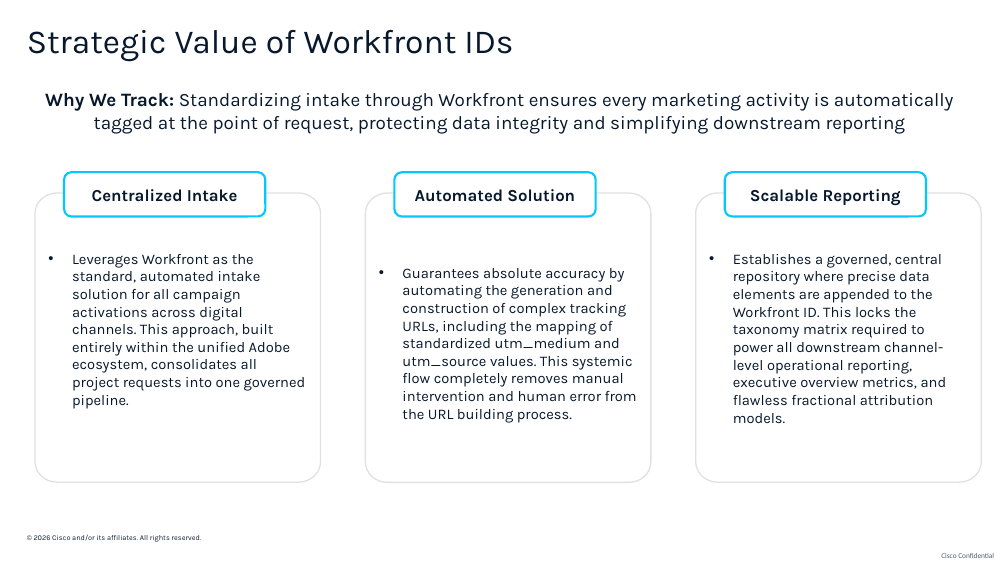
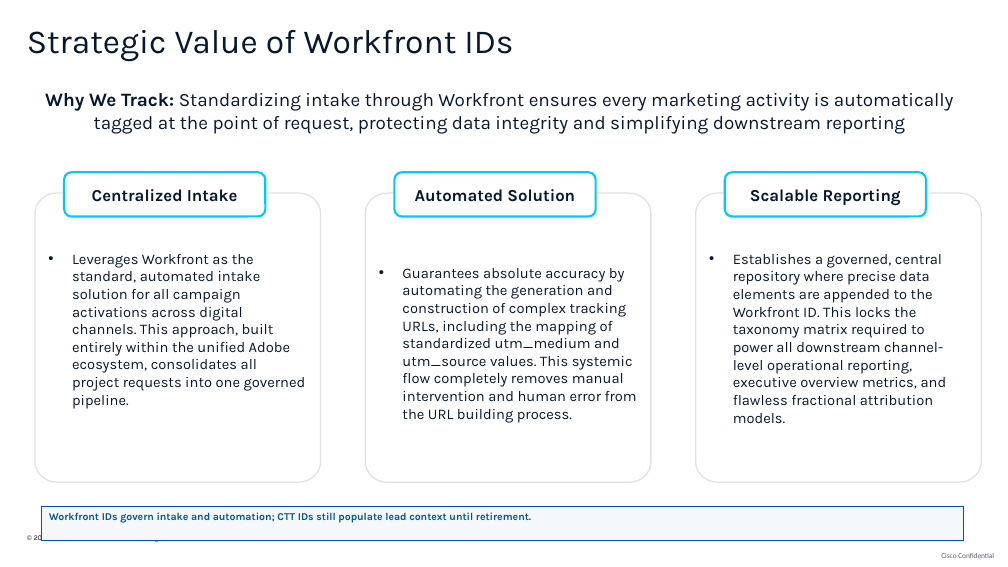
Before and after one commit to demodolly/Tagging-Tracking-Training, a slide deck: slide 30 of Tagging & Tracking Overview - FY27.pptx. Drawn at 1008x567 pixels with LibreOffice and Linux fonts; fonts in the diff are those of the drawing; background and template pictures are left out. Boxes give left, top, right and bottom in pixels: in the first picture for what was removed or moved away, otherwise in the second. Text is boxed around its words. In the diff, an @@ line names an element or a change of style, - is before the commit and + after.

```diff
--- a/Tagging & Tracking Overview - FY27.pptx
+++ b/Tagging & Tracking Overview - FY27.pptx
@@ rectangle added at (42, 507, 964, 541), fill #F5F8FB, outline #005596 0.75 pt, 10 pt, text #005596, bold @@
+Workfront IDs govern intake and automation; CTT IDs still populate lead context until retirement.
```
Also in this commit, not shown: 9 other slides changed, 4 other files.
